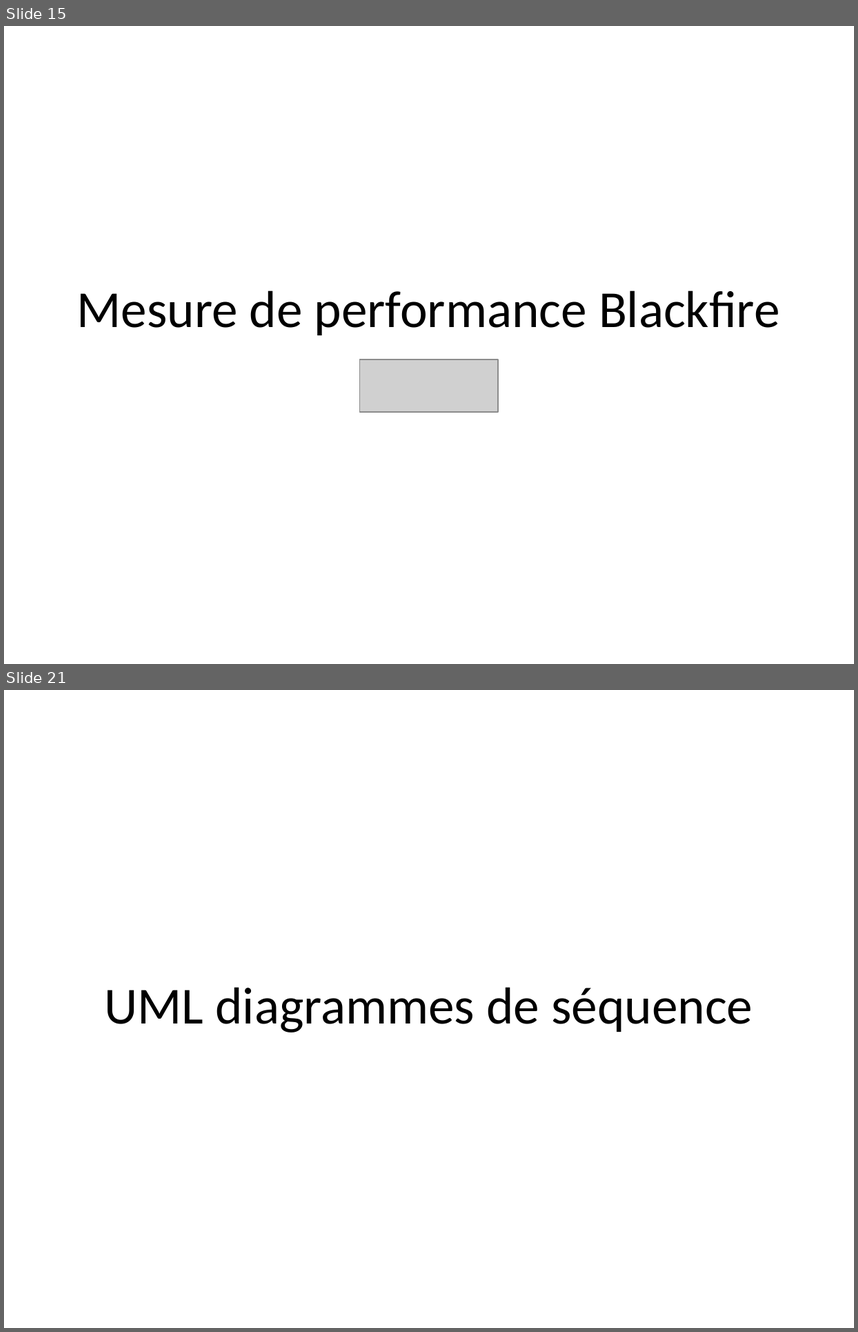
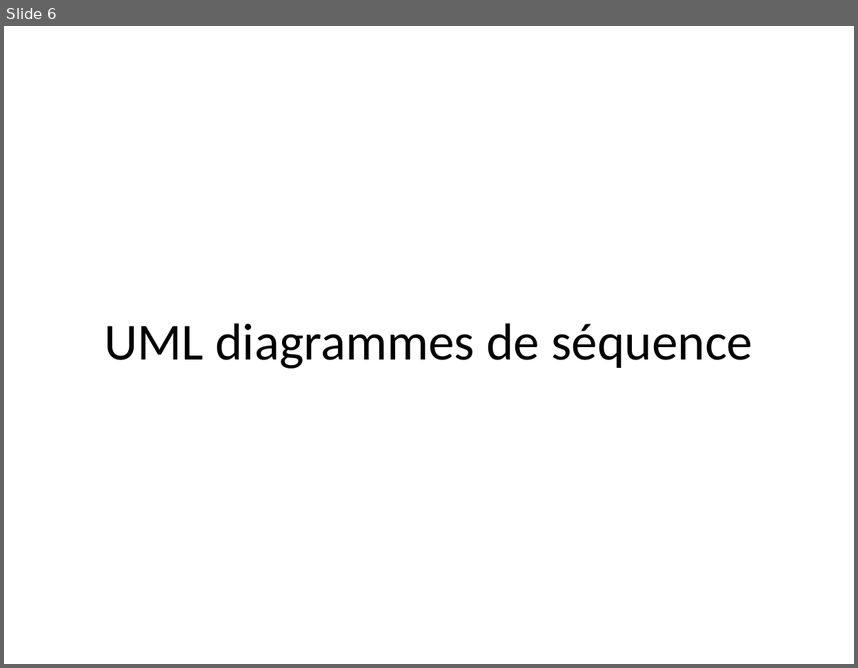
Before and after one commit to yohannzaoui/projet8_ToDo_and_Co, a slide deck: docs/ppt/ToDo&Co.pptx. Shown one above the other, each under a label of ours: slides 15 and 21 before the commit, slide 6 after it; the slides between them are not shown. The pictures are 858x1332 and 858x668 pixels, drawn with LibreOffice and Linux fonts; fonts in the diff are those of the drawing; grey boxes stand for pictures. Boxes give left, top, right and bottom in pixels: in the first picture for what was removed or moved away, otherwise in the second. Text is boxed around its words. In the diff, an @@ line names an element or a change of style, - is before the commit and + after.

```diff
--- a/docs/ppt/ToDo&Co.pptx
+++ b/docs/ppt/ToDo&Co.pptx
@@ slide 15 removed at (x1=4, y1=26, x2=854, y2=664), background #FFFFFF @@
@@ title removed at (x1=76, y1=290, x2=780, y2=335) @@
-Mesure de performance Blackfire
@@ picture removed at (x1=360, y1=359, x2=498, y2=412) @@
@@ what was slide 21 is now slide 6 @@
```
Also in this commit, not shown: 2 slides changed, 12 slides added, 26 other slides removed, 3 other files.
